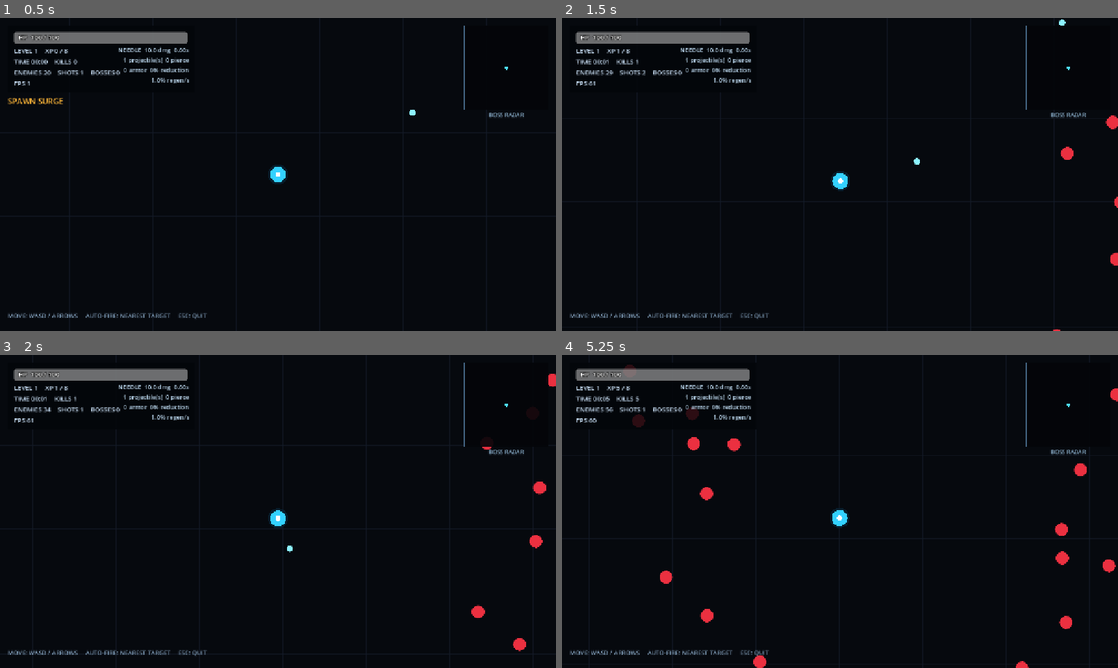
Above: before the commit, frames 1-4 (two rows, left to right).
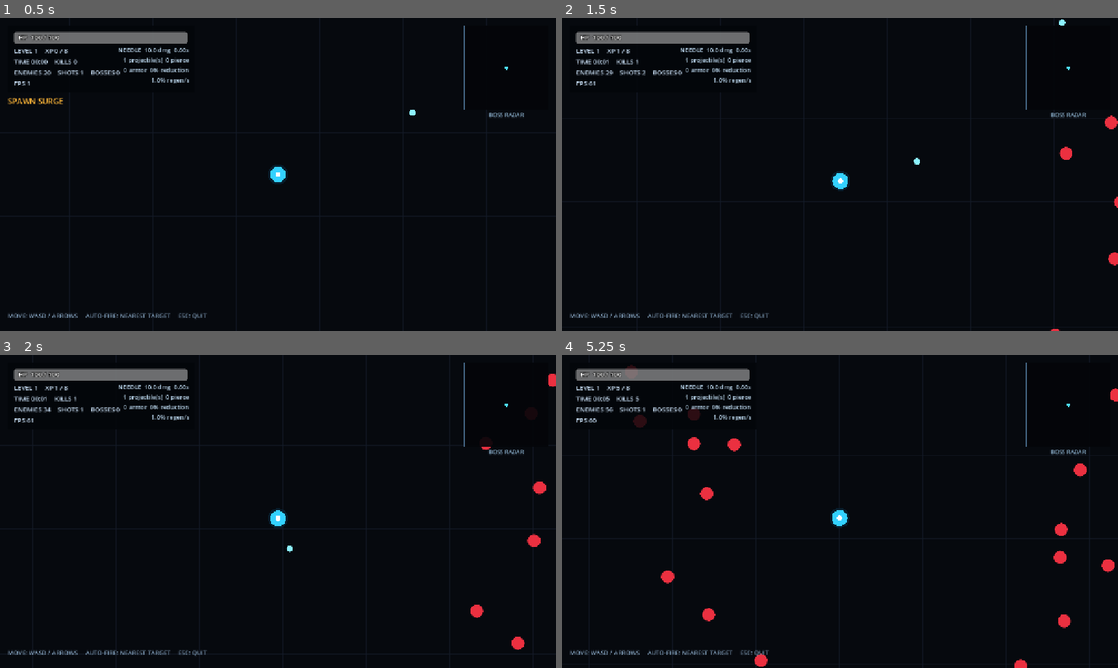
Above: after the commit, the same moments.

Repository: LoushengM/overrun
Game: Godot game, scene res://scenes/main.tscn
Two runs of this game, one before a commit and one after it. Both use one fixed random seed, a clock stepped at 60 frames per second and the inputs below.
Inputs:
- Up to frame 1 (0.5 s): no input
- Up to frame 2 (1.5 s): tap Enter at 0.5, 1.35 s; hold D 0.53-1.28 s; hold R 0.53-1.28 s; hold S from 1.28 s (still down)
- Up to frame 3 (2 s): keep holding S
- Up to frame 4 (5.25 s): release S at 2.03 s; hold D 2.03-2.78 s; tap one key every 0.75 s from 2.1 s: 1 2 3 R; hold W 2.78-3.53 s; hold A 3.53-5.03 s; hold S from 5.03 s (still down); hold Enter from 5.03 s (still down)

Frame 1 is identical in both runs. In frame 2, less than 0.1% of the frame differs, in the area x 87-100%, y 31-100%; in frame 3, 0.1%; in frame 4, 0.4%, in the area x 11-100%, y 3-100%.

Commit message:
Scale enemy movement and surge pursuit

Diff:
--- a/src/game_config.gd
+++ b/src/game_config.gd
@@ -34,12 +34,17 @@
 
 const NORMAL_ENEMY_HEALTH := 10.0
 const NORMAL_ENEMY_SPEED := 85.0
+const NORMAL_ENEMY_SPEED_SCALE_PER_MINUTE := 0.05
+const NORMAL_ENEMY_SPEED_SCALE_QUADRATIC := 0.003
+const NORMAL_ENEMY_SPEED_SCALE_CAP := 2.25
 const NORMAL_ENEMY_DAMAGE := 10.0
 const NORMAL_ENEMY_RADIUS := 14.0
 const NORMAL_ENEMY_XP := 1
 
 const BOSS_HEALTH := 550.0
 const BOSS_SPEED := 58.0
+const BOSS_SPEED_SCALE_PER_MINUTE := 0.025
+const BOSS_SPEED_SCALE_CAP := 1.50
 const BOSS_DAMAGE := 28.0
 const BOSS_RADIUS := 42.0
 const BOSS_XP := 20
@@ -55,6 +60,9 @@
 const SURGE_MAX_DURATION := 7.0
 const SURGE_RAMP_TIME := 3.0
 const SURGE_COOLDOWN := 3.0
+const SURGE_MAX_SPEED_MULTIPLIER := 2.0
+const SURGE_SPEED_FADE_START := 480.0
+const SURGE_SPEED_FULL_DISTANCE := 1600.0
 const NEARBY_THREAT_RADIUS := 2100.0
 
 const UPGRADE_IDS := [
--- a/src/simulation_world.gd
+++ b/src/simulation_world.gd
@@ -307,7 +307,10 @@
             if distance_to_player > 0.001:
                 direction = to_player / distance_to_player
 
-        enemy_positions[i] = position + direction * enemy_speeds[i] * delta
+        var movement_multiplier := _current_boss_speed_scale() if enemy_kinds[i] == EnemyKind.BOSS else _current_normal_speed_scale()
+        if enemy_kinds[i] == EnemyKind.NORMAL:
+            movement_multiplier *= _surge_speed_multiplier(distance_to_player)
+        enemy_positions[i] = position + direction * enemy_speeds[i] * movement_multiplier * delta
 
         if not touched_player and player_contact_cooldown <= 0.0:
             var combined_radius := GameConfig.PLAYER_RADIUS + enemy_radii[i]
@@ -529,17 +532,50 @@
     var distance := rng.randf_range(760.0, 1040.0)
     var minutes := elapsed_time / 60.0
     var damage_scale := 1.0 + 0.10 * minutes + 0.020 * minutes * minutes
-    var speed_scale := minf(1.75, 1.0 + 0.03 * minutes)
     _add_enemy(
         player_position + Vector2.from_angle(angle) * distance,
         _current_normal_enemy_health(),
-        GameConfig.NORMAL_ENEMY_SPEED * speed_scale,
+        GameConfig.NORMAL_ENEMY_SPEED,
         GameConfig.NORMAL_ENEMY_DAMAGE * damage_scale,
         GameConfig.NORMAL_ENEMY_RADIUS,
         GameConfig.NORMAL_ENEMY_XP,
         EnemyKind.NORMAL,
         Vector2.ZERO
     )
+
+
+func _current_normal_speed_scale() -> float:
+    var minutes := elapsed_time / 60.0
+    return minf(
+        GameConfig.NORMAL_ENEMY_SPEED_SCALE_CAP,
+        1.0
+        + GameConfig.NORMAL_ENEMY_SPEED_SCALE_PER_MINUTE * minutes
+        + GameConfig.NORMAL_ENEMY_SPEED_SCALE_QUADRATIC * minutes * minutes
+    )
+
+
+func _current_boss_speed_scale() -> float:
+    var minutes := elapsed_time / 60.0
+    return minf(
+        GameConfig.BOSS_SPEED_SCALE_CAP,
+        1.0 + GameConfig.BOSS_SPEED_SCALE_PER_MINUTE * minutes
+    )
+
+
+func _surge_speed_multiplier(distance_to_player: float) -> float:
+    if not surge_active:
+        return 1.0
+    var ramp := minf(1.0, surge_time / GameConfig.SURGE_RAMP_TIME)
+    var fade_distance := maxf(
+        1.0,
+        GameConfig.SURGE_SPEED_FULL_DISTANCE - GameConfig.SURGE_SPEED_FADE_START
+    )
+    var distance_factor := clampf(
+        (distance_to_player - GameConfig.SURGE_SPEED_FADE_START) / fade_distance,
+        0.0,
+        1.0
+    )
+    return 1.0 + (GameConfig.SURGE_MAX_SPEED_MULTIPLIER - 1.0) * ramp * distance_factor
 
 
 func _spawn_boss() -> void:
--- a/tests/regression_test.gd
+++ b/tests/regression_test.gd
@@ -105,6 +105,30 @@
     world._apply_player_damage(10.0, true)
     assert(is_equal_approx(world.player_health, 80.0), "Damage must resume after invulnerability expires")
 
+    _clear_combat_state(world)
+    world.player_position = Vector2.ZERO
+    world.elapsed_time = 0.0
+    world.surge_active = false
+    world._add_enemy(Vector2(1000.0, 0.0), 100.0, 100.0, 0.0, 14.0, 0, SimulationWorld.EnemyKind.NORMAL, Vector2.ZERO)
+    world._update_enemies(0.50)
+    assert(is_equal_approx(world.enemy_positions[0].x, 950.0), "Normal enemies must use their base speed at run start")
+
+    world.enemy_positions[0] = Vector2(1000.0, 0.0)
+    world.elapsed_time = 600.0
+    world._update_enemies(0.50)
+    assert(is_equal_approx(world.enemy_positions[0].x, 910.0), "Existing normal enemies must accelerate as run time increases")
+
+    world.enemy_positions[0] = Vector2(2000.0, 0.0)
+    world.elapsed_time = 0.0
+    world.surge_active = true
+    world.surge_time = GameConfig.SURGE_RAMP_TIME
+    world._update_enemies(0.50)
+    assert(is_equal_approx(world.enemy_positions[0].x, 1900.0), "A fully ramped surge must double distant normal-enemy movement")
+
+    world.enemy_positions[0] = Vector2(400.0, 0.0)
+    world._update_enemies(0.50)
+    assert(is_equal_approx(world.enemy_positions[0].x, 350.0), "Surge speed must fade out near the player")
+
     scene.queue_free()
     await process_frame
     print("REGRESSION_TEST_OK")
Not shown, changed: README.md
Not shown, changed: docs/MVP_DESIGN.md
